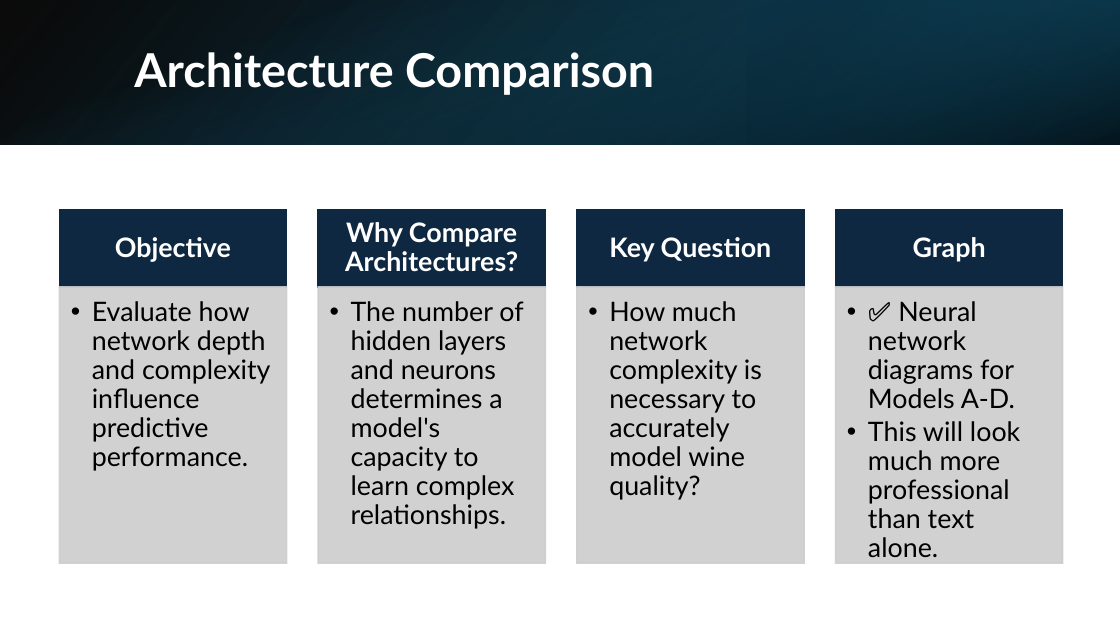
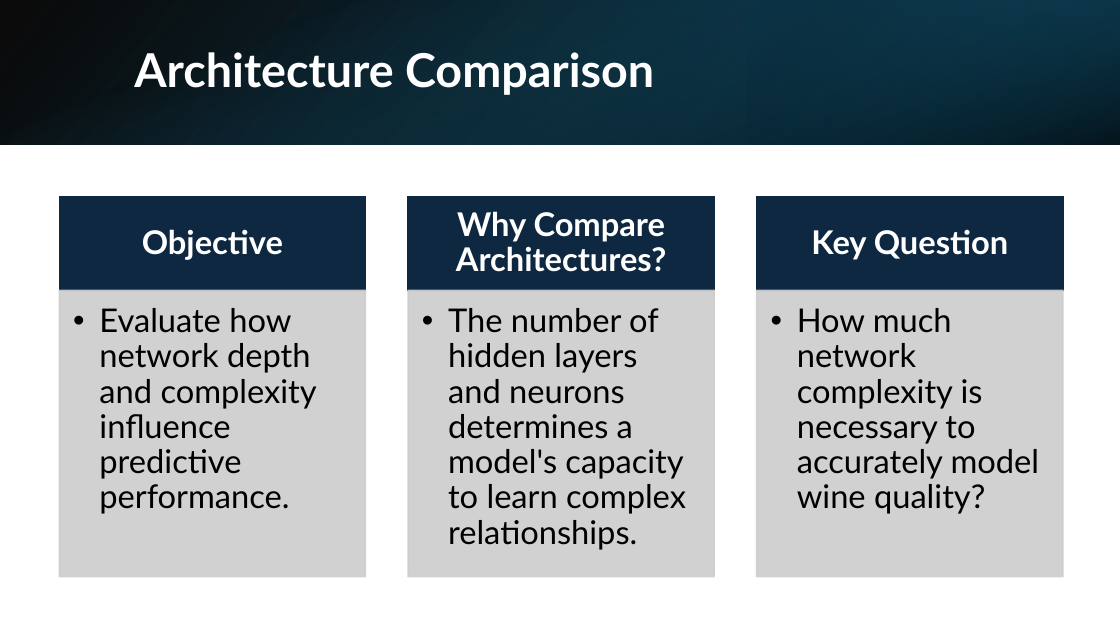
Before and after one commit to niecestroa/pro-ibm-ml-course-projects, a slide deck: slide 17 of neural-network-optimization/report/Deep Learning for Wine Quality Prediction.pptx (slide 18 before the commit). Drawn at 1120x630 pixels with LibreOffice and Linux fonts; fonts in the diff are those of the drawing. Boxes give left, top, right and bottom in pixels: in the first picture for what was removed or moved away, otherwise in the second. Text is boxed around its words. In the diff, an @@ line names an element or a change of style, - is before the commit and + after.

```diff
--- a/neural-network-optimization/report/Deep Learning for Wine Quality Prediction.pptx
+++ b/neural-network-optimization/report/Deep Learning for Wine Quality Prediction.pptx
@@ text "Objective": place and size @@
-text "Objective" at <box>115,237,231,262</box>
+text "Objective" at <box>142,229,283,260</box>
@@ rectangle: place and size @@
-rectangle at <box>60,210,287,287</box>
+rectangle at <box>60,197,365,291</box>
@@ text "Why Compare Architectures?": place and size @@
-text "Why Compare Architectures?" at <box>345,222,518,272</box>
+text "Why Compare Architectures?" at <box>456,211,666,272</box>
@@ rectangle: place and size @@
-rectangle at <box>318,210,545,287</box>
+rectangle at <box>408,197,714,291</box>
@@ size 23 to 28 pt; more space between paragraphs in 3 elements at <box>142,229,283,260</box>, <box>456,211,666,272</box>, <box>811,229,1008,260</box> @@
@@ text "Key Question": place and size @@
-text "Key Question" at <box>609,237,772,262</box>
+text "Key Question" at <box>811,229,1008,260</box>
@@ rectangle: place and size @@
-rectangle at <box>836,210,1063,287</box>
+rectangle at <box>757,197,1063,291</box>
@@ rectangle: place and size @@
-rectangle at <box>60,287,287,563</box>
+rectangle at <box>60,291,365,576</box>
@@ text "The number of hidden layers ...": place and size @@
-text "The number of hidden layers ..." at <box>351,301,523,529</box>
+text "The number of hidden layers ..." at <box>448,308,686,550</box>
@@ rectangle: place and size @@
-rectangle at <box>318,287,545,563</box>
+rectangle at <box>408,291,714,576</box>
@@ size 23 to 28 pt; indent changed in 3 elements at <box>99,308,317,514</box>, <box>448,308,686,550</box>, <box>797,308,1040,514</box> @@
@@ text "How much network complexity is ...": place and size @@
-text "How much network complexity is ..." at <box>609,301,762,500</box>
+text "How much network complexity is ..." at <box>797,308,1040,514</box>
@@ rectangle: place and size @@
-rectangle at <box>836,287,1063,563</box>
+rectangle at <box>757,291,1063,576</box>
@@ group removed at <box>577,210,1020,563</box>: 2 rectangles, 2 texts @@
-Graph
-  • ✅ Neural network diagrams for Models A-D.
-  • This will look much more professional than text alone.
```
Also in this commit, not shown: 19 other slides changed, 5 slides added, 6 slides removed, 6 other files.
